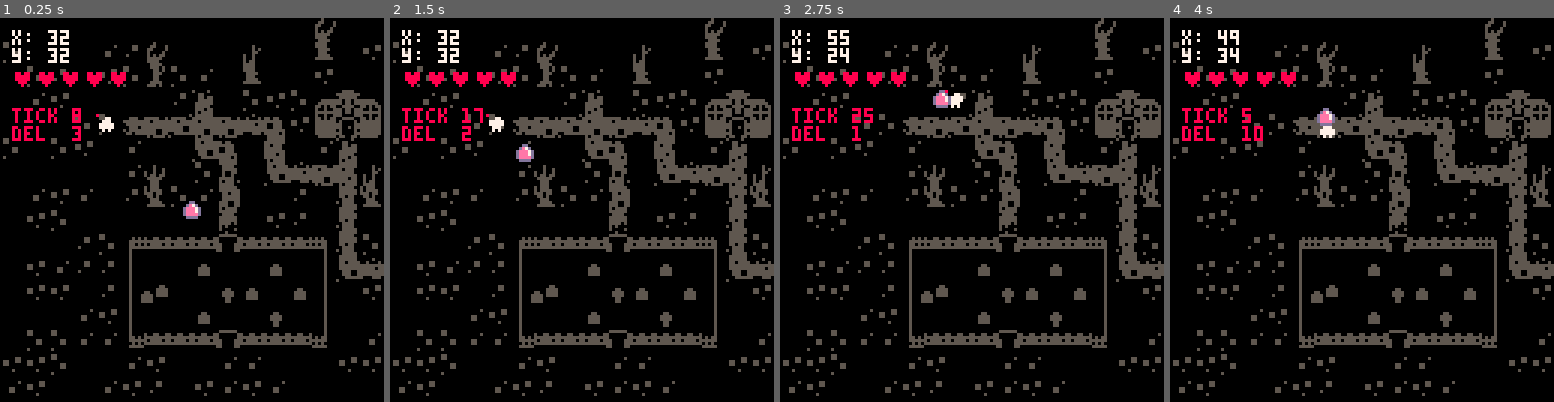
Above: before the commit, frames 1-4 (left to right).
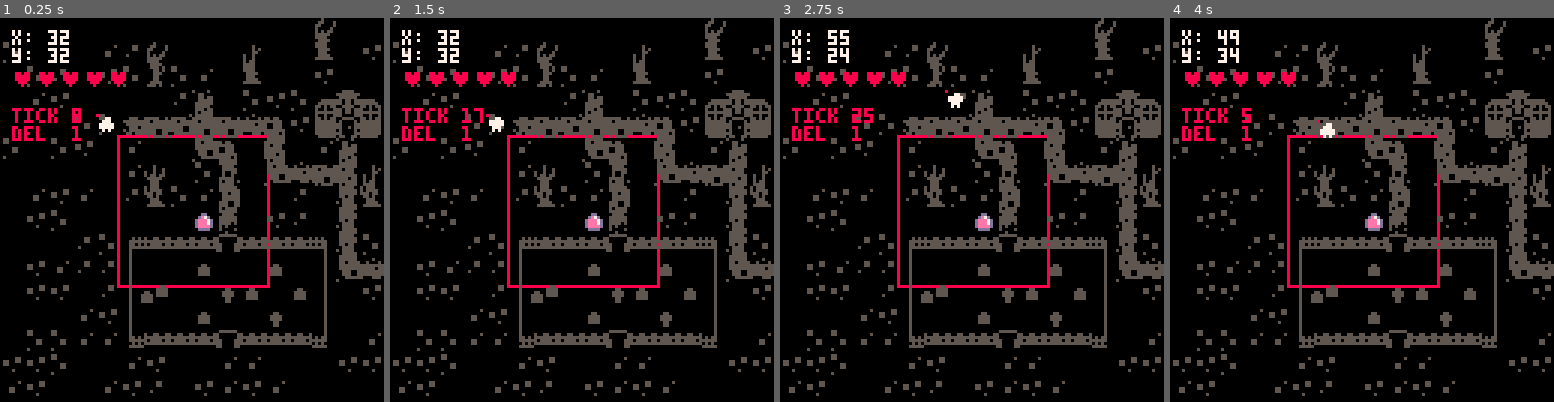
Above: after the commit, the same moments.

Repository: Anticdope/Pico8game
Game: PICO-8 cartridge rpg.p8
The game is run twice, just before and just after one commit, with the same random seed, the same clock (stepped at 60 frames per second) and the same inputs.
Inputs:
- Up to frame 1 (0.25 s): no input
- Up to frame 2 (1.5 s): tap X (X key) at 0.33, 1.07 s; tap O (Z key) at 0.7 s
- Up to frame 3 (2.75 s): hold Right 1.6-2.1 s; tap O (Z key) at 1.7, 2.1, 2.5 s; tap X (X key) at 1.85 s; hold Up 2.15-2.42 s; hold Right from 2.47 s (still down)
- Up to frame 4 (4 s): tap O (Z key) at 2.9, 3.3, 3.7 s; tap X (X key) at 2.97 s; release Right at 3.03 s; hold Left 3.08-3.58 s; hold Down 3.63-3.97 s

The runs differ from the first frame. In frame 1, 1.4% of the frame differs, in the area x 19-71%, y 28-71%; in frame 2, 1.4%; in frame 3, 1.3%; in frame 4, 1.4%, in the area x 21-71%, y 23-71%.

Commit message:
Update rpg.p8

Diff:
--- a/rpg.p8
+++ b/rpg.p8
@@ -13,6 +15,8 @@
 plr_y=32
 enm1_x=64
 enm1_y=64
+enm1_xagg=sgn(enm1_x-plr_x)
+enm1_yagg=sgn(enm1_y-plr_y)
 flip_p=false
 flip_e1=false
 flip_b=false
@@ -29,7 +35,7 @@
 	camera_code()
 	getx_move()
 	e1_idle_anim()
-	enemy_mov()
+	enm1_agg()
 
 end
 
@@ -38,13 +44,17 @@
 function _draw()
 
  cls()
+ rect(enm1_x-25,enm1_y-25,enm1_x+25,enm1_y+25,8)
  draw_map()
  spr(player,plr_x,plr_y,1,1,flip_p)
  debugger()
  spr(enemy1,enm1_x,enm1_y,1,1,flip_e1)
+
 end
 -->8
 --animation code
+
+
 
 function run_anim()
 
@@ -72,19 +84,16 @@
 
 end
 
---attack animation
+
+
 function atk_anim()
 
---counts down delay
  delay-=1
  if (delay<0) then
---sets sprite number
   player=player+1
   if (player>12) then
---resets sprite number
    player=9
   end
---resets delay
  delay=2
  end
 
@@ -121,33 +132,44 @@
   end
   edelay=2
  end
-end
-
-function enemy_mov()
-	if ((plr_x<enm1_x+25 and plr_y<enm1_y+25) or
-	(plr_x<enm1_x-25 and plr_y>enm1_y-25)) then
-		 if (sgn(enm1_x-plr_x)==-1) then
-		  enm1_x+=.5
-		 else
-		  e1_delay=1
-		  e1_switch=15
-		  if (e1_delay==1) then
-		  end
-		 end
-		 if (sgn(enm1_x-plr_x)==1) then
-		  enm1_x-=.5
-		 end
-
-		 if (sgn(enm1_y-plr_y)==-1) then
-		  enm1_y+=.5
-		 end
-		 if (sgn(enm1_y-plr_y)==1) then
-		  enm1_y-=.5
-		 end
+
+end
+
+
+
+function enm1_agg()
+
+	if ((plr_x<enm1_x+25 and plr_y<enm1_y+25) and
+	(plr_x>enm1_x-25 and plr_y>enm1_y-25)) then
+	 enm1_aggro=true
 	end
+	if (enm1_aggro==true) then
+  enm1_ai()
+	end
+	enm1_aggro=false
+
+end
+
+
+
+function enm1_ai()
+
+ if (enm1_xagg==1) then
+  enm1_x-=.5
+ elseif (enm1_xagg==-1) then
+  enm1_x+=.5
+ end
+ if (enm1_yagg==1) then
+  enm1_y-=.5
+ elseif (enm1_yagg==-1) then
+  enm1_y+=.5
+ end
+
 end
 -->8
 --controls code
+
+
 
 function plr_mov()
 
@@ -170,7 +192,7 @@
 
 end
 
---camera code
+
 
 function camera_code()
 
@@ -192,26 +215,28 @@
 
 end
 
+
+
 function anim_control()
 
-if (btn(4)) then
+	if (btn(4)) then
 	 atk_anim()
 	elseif (btn(5)) then
 	 create_bullet()
 	else
-	 if (btn(⬆️) or
-	     btn(⬇️) or
-	     btn(⬅️) or
-	     btn(➡️)) then
-					  run_anim()
-					 else
-					  idle_anim()
-					 end
+	 if (btn(⬆️) or btn(⬇️) or btn(⬅️) or btn(➡️)) then
+			run_anim()
+	 else
+			idle_anim()
+	 end
 	end
+
 end
 -->8
 --debugger
 
+
+
 function debug_mov()
 
  if (move==true) then
@@ -226,7 +253,7 @@
  print("y: "..flr(plr_y),deb_x+4,deb_y+10,7)
  print("♥♥♥♥♥",deb_x+4,deb_y+18,8)
  print("tick "..ticker,deb_x+4,deb_y+30,8)
- print("del  "..delay,deb_x+4,deb_y+36,8)
+ print("del  "..enm1_xagg,deb_x+4,deb_y+36,8)
 
 end
 -->8
